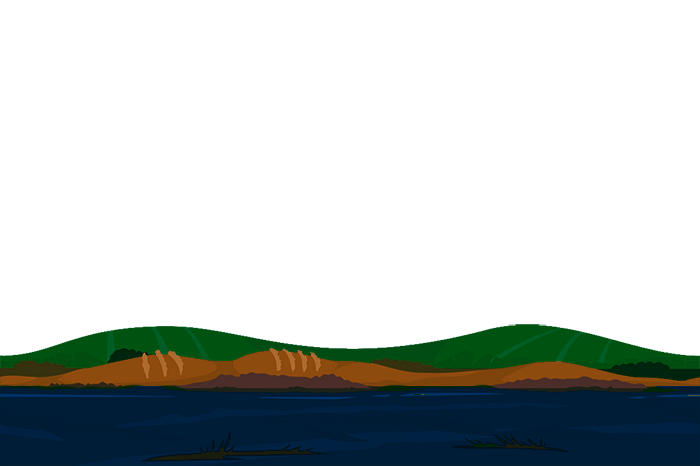
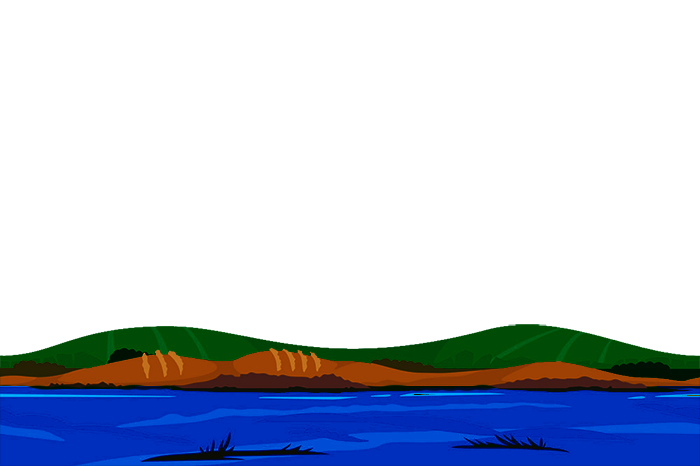
Revision of a layered 700 × 466 image; what changed, layer by layer:
added layer "Camada 18" above "Camada 17" over [0, 386, 700, 466]
